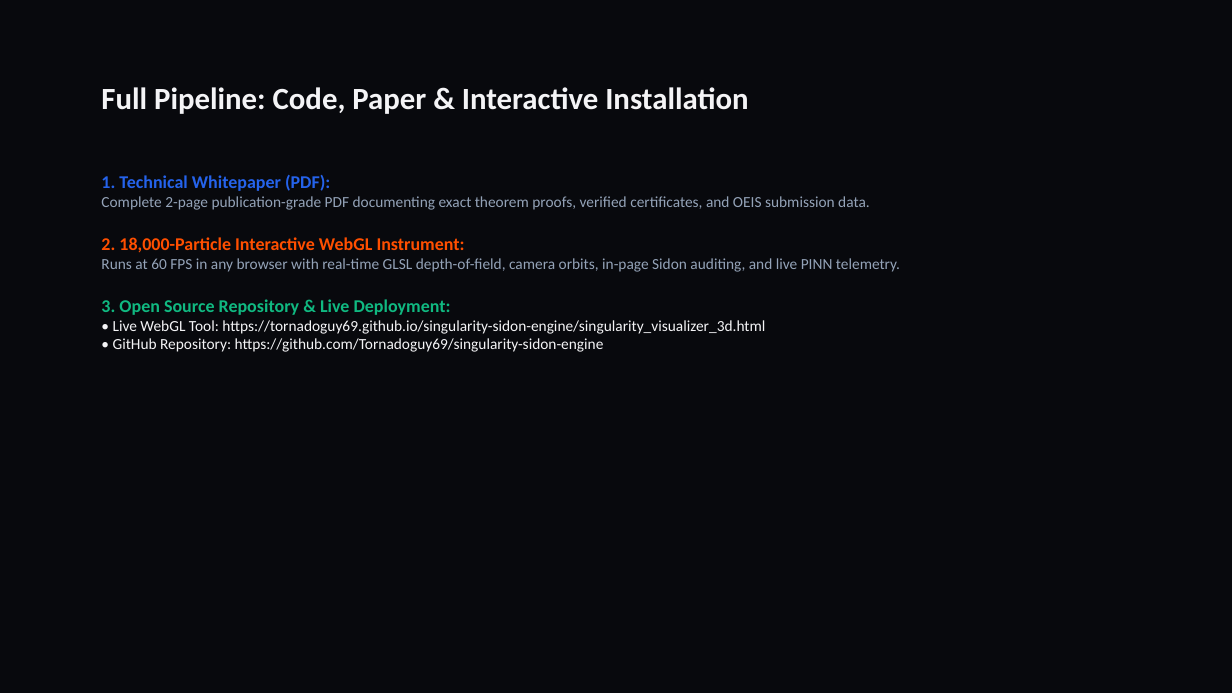
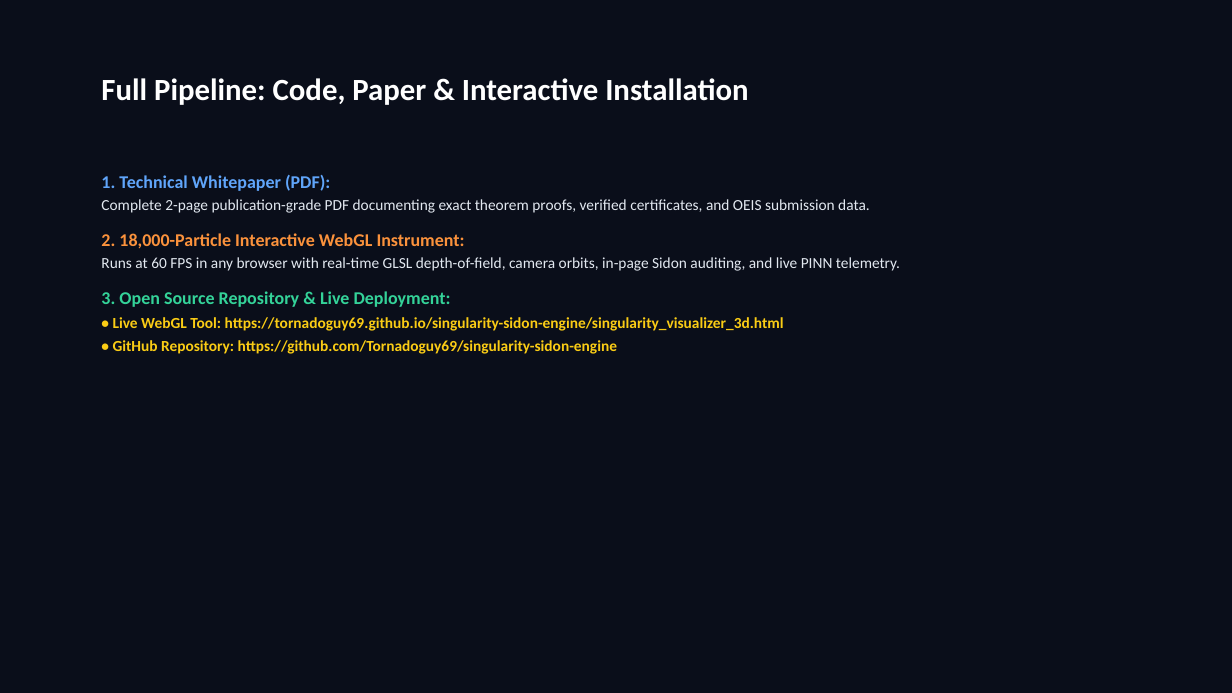
Before and after one commit to Tornadoguy69/singularity-sidon-engine, a slide deck: slide 5 of singularity_erdos_presentation.pptx. Drawn at 1232x693 pixels with LibreOffice and Linux fonts; fonts in the diff are those of the drawing. Boxes give left, top, right and bottom in pixels: in the first picture for what was removed or moved away, otherwise in the second. Text is boxed around its words. In the diff, an @@ line names an element or a change of style, - is before the commit and + after.

Commit message:
Fix diagram typography and text contrast: resolve label overlap, fix spectral wall threshold, eliminate dark-on-dark PPTX text

```diff
--- a/singularity_erdos_presentation.pptx
+++ b/singularity_erdos_presentation.pptx
@@ background #08090D to #0A0E1A @@
@@ text "Full Pipeline: Code, Paper & ...": place and size @@
-text "Full Pipeline: Code, Paper & ..." at (101,87,748,114)
+text "Full Pipeline: Code, Paper & ..." at (101,78,748,105)
@@ text "Full Pipeline: Code, Paper & ..." at (101,78,748,105): text colour #F4F4F6 to #FFFFFF @@
@@ text at (101,175,900,307): text colour #2563EB to #60A5FA in "1. Technical Whitepaper (PDF):"; text colour #94A3B8 to #E2E8F0 in "Complete 2-page publication-grade PDF documenting exact theo ...", "Runs at 60 FPS in any browser ..."; text colour #FF4F00 to #FB923C in "2. 18,000-Particle Interactive WebGL Instrument:"; text colour #10B981 to #34D399 in "3. Open Source Repository & Live Deployment:"; more space between paragraphs @@
@@ text at (113,317,784,354): text changed; text colour #F4F4F6 to #FACC15; bold on @@
-• Live WebGL Tool: https://tornadoguy69.github.io/singularity-sidon-engine/singularity_visualizer_3d.html
-• GitHub Repository: https://github.com/Tornadoguy69/singularity-sidon-engine
+• Live WebGL Tool: https://tornadoguy69.github.io/singularity-sidon-engine/singularity_visualizer_3d.html
+• GitHub Repository: https://github.com/Tornadoguy69/singularity-sidon-engine
```
Also in this commit, not shown: 4 other slides changed, 6 other files.
